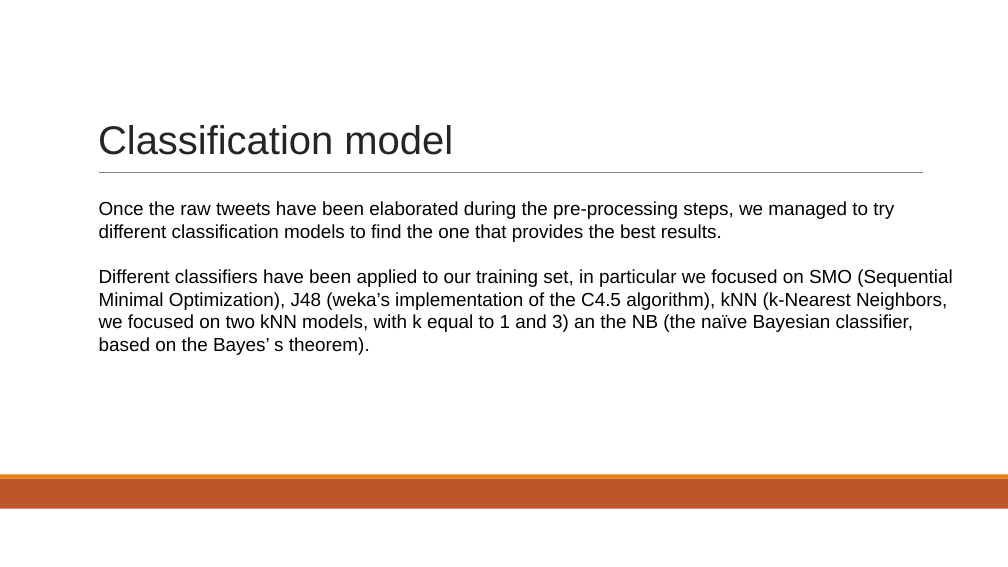
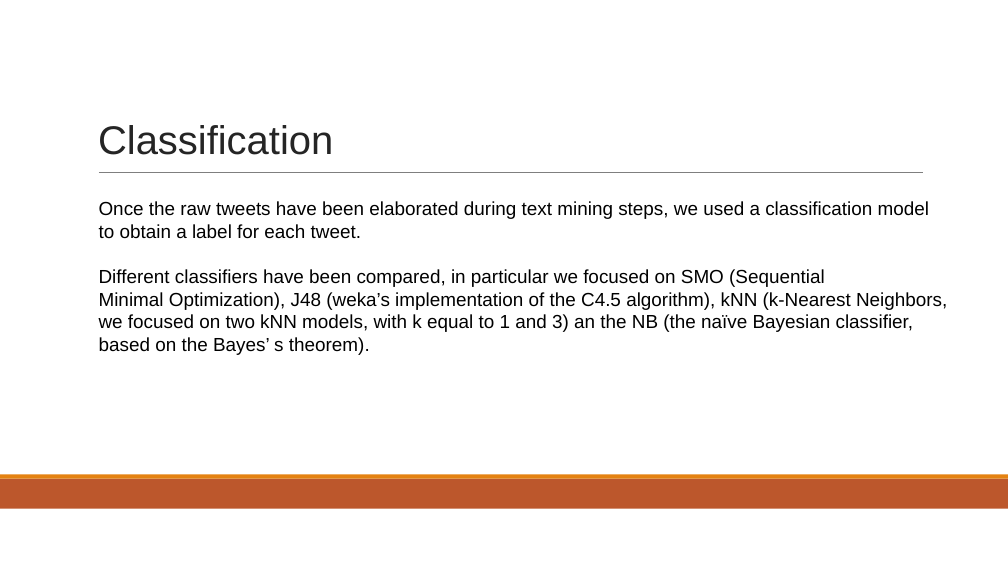
Before and after one commit to Geghi/DMML-Project, a slide deck: slide 8 of documentation/presentazione/presentazione.pptx (slide 7 before the commit). Drawn at 1008x567 pixels with LibreOffice and Linux fonts; fonts in the diff are those of the drawing. Boxes give left, top, right and bottom in pixels: in the first picture for what was removed or moved away, otherwise in the second. Text is boxed around its words. In the diff, an @@ line names an element or a change of style, - is before the commit and + after.

```diff
--- a/documentation/presentazione/presentazione.pptx
+++ b/documentation/presentazione/presentazione.pptx
@@ title at (98,125,333,155): text changed @@
-Classification model
+Classification
@@ text at (99,201,947,355): text changed @@
-Once the raw tweets have been elaborated during the pre-processing steps, we managed to try
-different classification models to find the one that provides the best results.
-Different classifiers have been applied to our training set, in particular we focused on SMO (Sequential
-Minimal Optimization), J48 (weka’s implementation of the C4.5 algorithm), kNN (k-Nearest Neighbors,
-we focused on two kNN models, with k equal to 1 and 3) an the NB (the naïve Bayesian classifier,
-based on the Bayes’ s theorem).
+Once the raw tweets have been elaborated during text mining steps, we used a classification model
+to obtain a label for each tweet.
+Different classifiers have been compared, in particular we focused on SMO (Sequential
+Minimal Optimization), J48 (weka’s implementation of the C4.5 algorithm), kNN (k-Nearest Neighbors,
+we focused on two kNN models, with k equal to 1 and 3) an the NB (the naïve Bayesian classifier,
+based on the Bayes’ s theorem).
```
Also in this commit, not shown: 12 other slides changed, 3 slides added, 1 slide removed, 1 other file.
